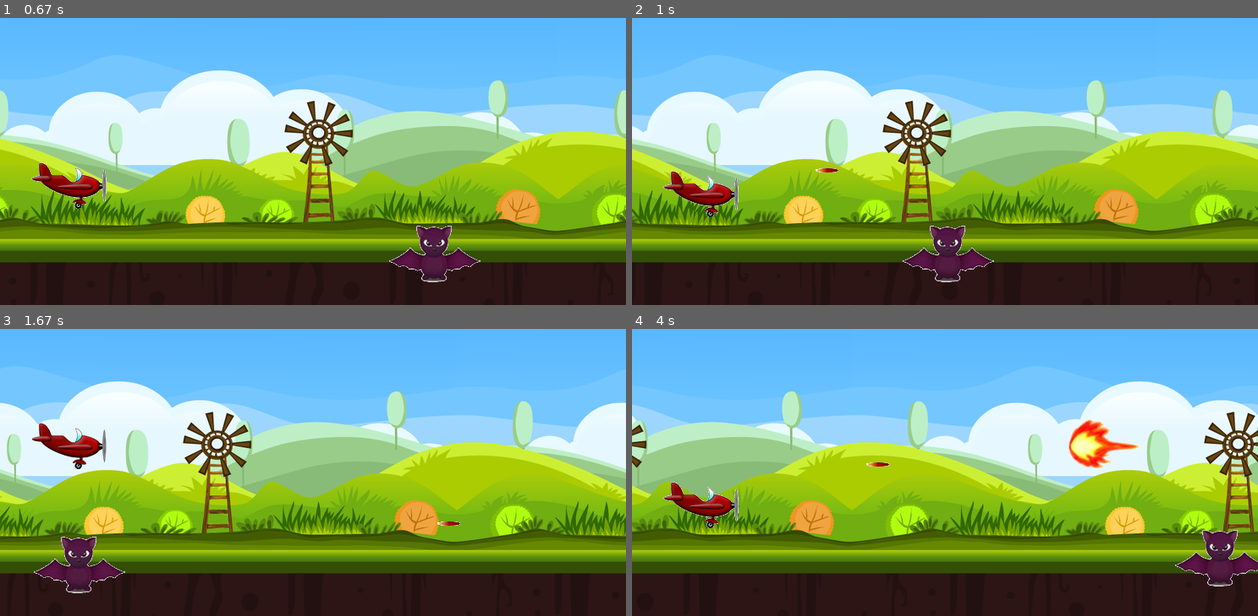
Above: before the commit, frames 1-4 (two rows, left to right).
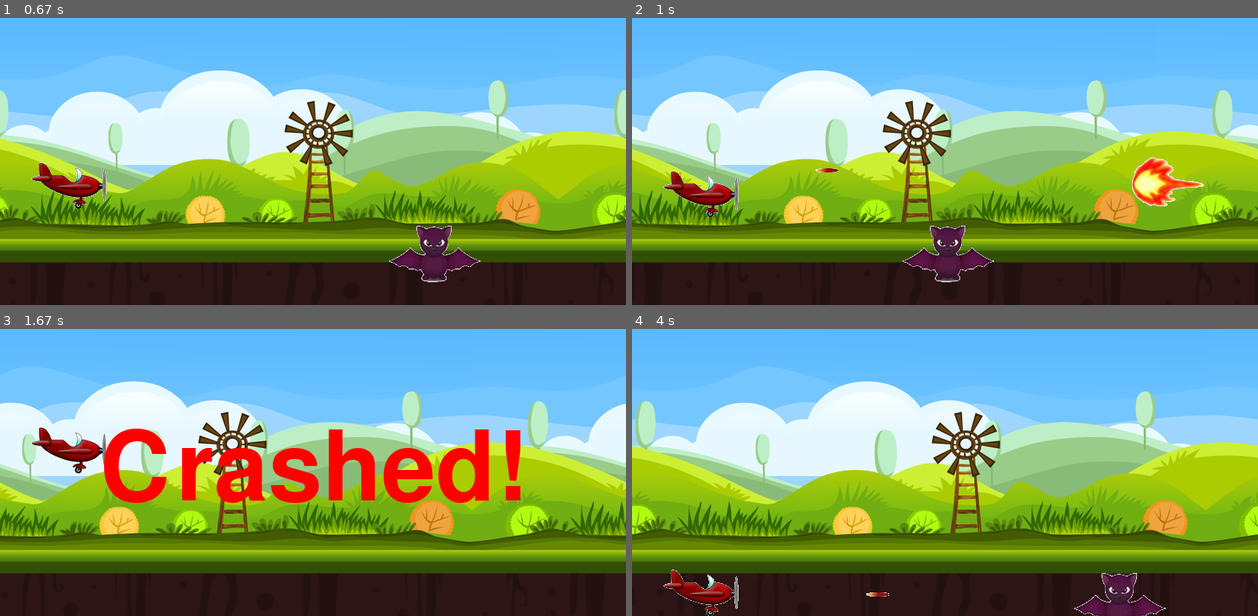
Above: after the commit, the same moments.

Repository: DJmong/Pygame
Game: pygame game, started from main.py
The game is run twice, just before and just after one commit, with the same random seed, the same clock (stepped at 60 frames per second) and the same inputs.
Inputs:
- Up to frame 1 (0.67 s): hold Up from 0.33 s (still down)
- Up to frame 2 (1 s): release Up at 0.8 s; hold Down from 0.83 s (still down); tap Ctrl at 0.9 s
- Up to frame 3 (1.67 s): release Down at 1.13 s; hold Up 1.17-1.53 s; tap Ctrl at 1.23 s
- Up to frame 4 (4 s): hold Down from 3.77 s (still down); tap Ctrl at 3.83 s

Frame 1 is identical in both runs. In frame 2, 1.0% of the frame differs, in the area x 79-92%, y 48-66%; in frame 3, 24%; in frame 4, 41%, in the area x 0-100%, y 18-100%.

Commit message:
Add Crash

Diff:
--- a/main.py
+++ b/main.py
@@ -5,6 +5,7 @@
 from time import sleep
 
 Color = (255, 255, 255)
+RED = (255, 0, 0)
 width = 740
 height = 345
 background_width = width
@@ -12,8 +13,32 @@
 bat_width = 110
 bat_height = 67
 
+fireball1_width = 140
+fireball1_height = 60
+fireball2_width = 86
+fireball2_height = 60
+
 aircraft_width = 90
 aircraft_height = 55
+
+def textObj(text, font):
+    textSurface = font.render(text, True, RED)
+    return textSurface, textSurface.get_rect()
+
+def dispMessage(text):
+    global gamepad
+
+    largeText = pygame.font.Font('freesansbold.ttf', 115)
+    TextSurf, TextRect = textObj(text, largeText)
+    TextRect.center = ((width / 2), (height / 2))
+    gamepad.blit(TextSurf, TextRect)
+    pygame.display.update()
+    sleep(2)
+    runGame()
+
+def crash():
+    global gamepad
+    dispMessage('Crashed!')
 
 def drawObject(obj, x, y):
     global gamepad
@@ -43,6 +68,8 @@
     fire_y = random.randrange(0, height)
     random.shuffle(fires)
     fire = fires[0]
+
+    bgm.playBgm('music.mp3')
 
     crashed = False
     while not crashed:
@@ -79,9 +106,6 @@
         drawObject(background1, background1_x, 0)
         drawObject(background2, background2_x, 0)
 
-
-
-
         y += y_change
 
         if y < 0:
@@ -104,8 +128,6 @@
             random.shuffle(fires)
             fire = fires[0]
 
-        if fire != None:
-            drawObject(fire, fire_x, fire_y)
 
         bat_x -= 7
         if bat_x <= 0:
@@ -129,6 +151,24 @@
                         bulletxy.remove(bxy)
                     except:
                         pass
+
+        if x + aircraft_width > bat_x:
+            if (y > bat_y and y < bat_y + bat_height) or\
+            (y + aircraft_height > bat_y and y + aircraft_height < bat_y + bat_height):
+                crash()
+
+        if fire[1] != None:
+            if fire[0] == 0:
+                fireball_width = fireball1_width
+                fireball_height = fireball1_height
+            elif fire[0] == 1:
+                fireball_width = fireball2_width
+                fireball_height = fireball2_height
+
+            if x + aircraft_width > fire_x:
+                if (y > fire_y and y < fire_y + fireball_height) or\
+                (y + aircraft_height > fire_y and y + aircraft_height < fire_y + fireball_height):
+                    crash()
 
         if not isShotBat:
             drawObject(bat.getImage(), bat_x, bat_y)
@@ -145,6 +185,8 @@
             for bx, by in bullet_xy:
                 drawObject(bullet, bx, by)
 
+        if fire[1] != None:
+            drawObject(fire[1], fire_x, fire_y)
 
 
         pygame.display.update()
@@ -167,13 +209,13 @@
     background2 = background1.copy()
 
     bat = ch.Enemy(100, pygame.image.load('bat.png'))
-    fires.append(pygame.image.load('fireball.png'))
-    fires.append(pygame.image.load('fireball2.png'))
+    fires.append((0, pygame.image.load('fireball.png')))
+    fires.append((0, pygame.image.load('fireball2.png')))
     boom = pygame.image.load('boom.png')
     bullet = pygame.image.load('bullet.png')
 
-    for i in range(5):
-        fires.append(None)
+    for i in range(3):
+        fires.append((i+2, None))
 
     clock = pygame.time.Clock()
     runGame()
